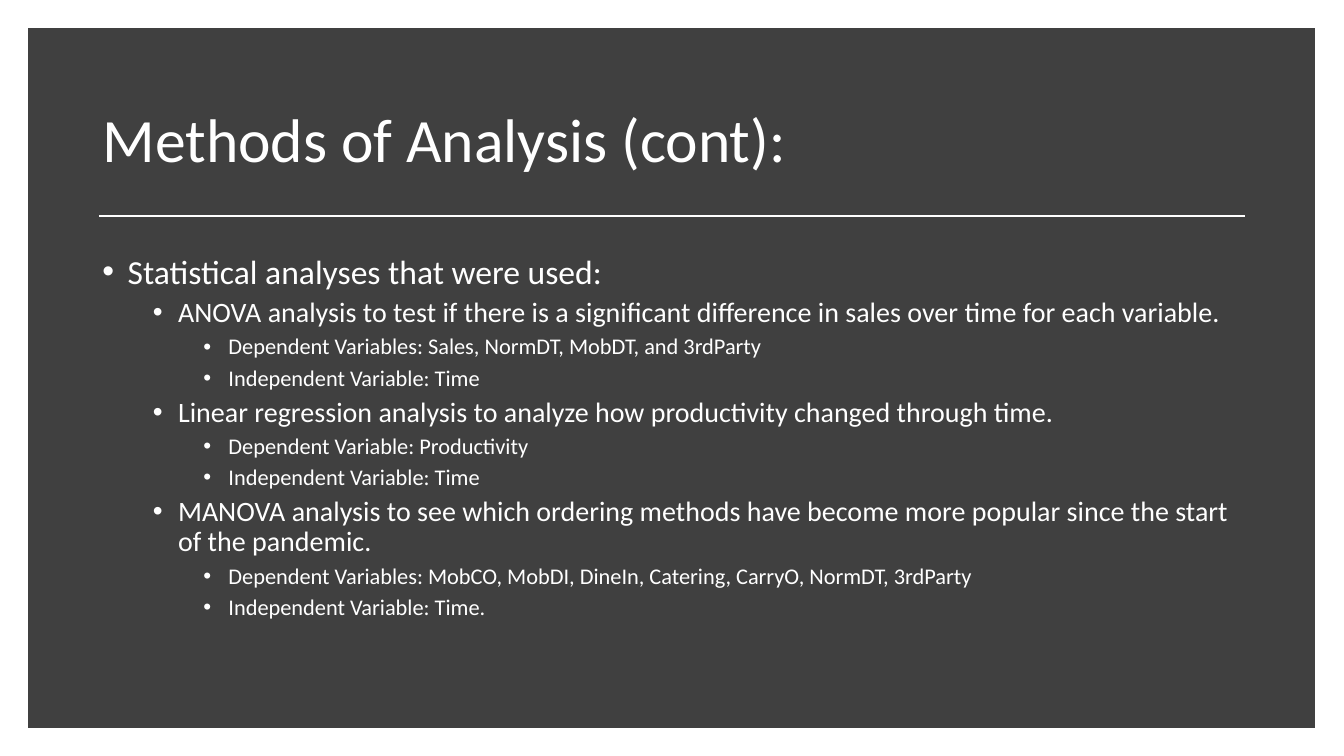
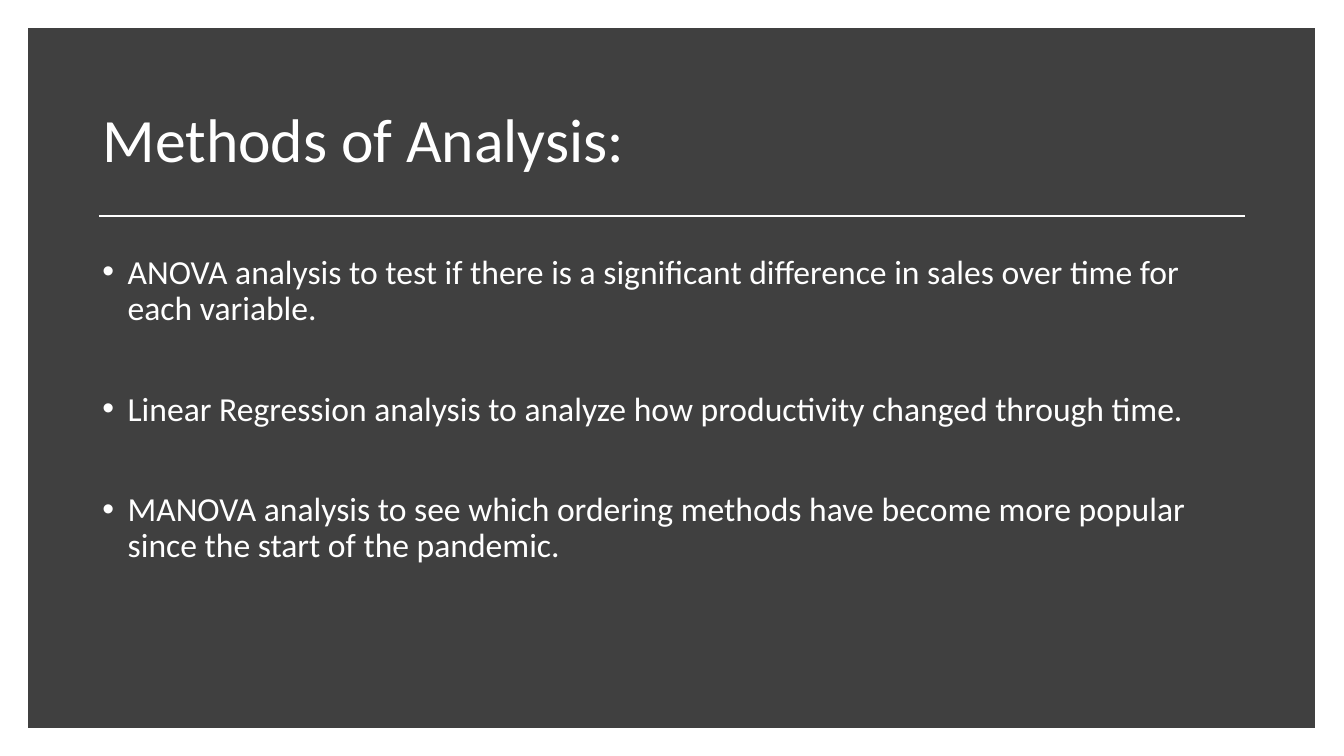
Before and after one commit to East-Coast-Collaboration/Final-Project, a slide deck: slide 7 of Presentation.pptx (slide 6 before the commit). Drawn at 1344x756 pixels with LibreOffice and Linux fonts; fonts in the diff are those of the drawing. Boxes give left, top, right and bottom in pixels: in the first picture for what was removed or moved away, otherwise in the second. Text is boxed around its words. In the diff, an @@ line names an element or a change of style, - is before the commit and + after.

```diff
--- a/Presentation.pptx
+++ b/Presentation.pptx
@@ title at <box>102,119,624,172</box>: text changed @@
-Methods of Analysis (cont):
+Methods of Analysis:
@@ text at <box>128,260,602,290</box>: paragraph removed @@
-• Statistical analyses that were used:
@@ text at <box>128,260,1185,563</box>: size 20 to 24 pt in "ANOVA analysis to test if there is ...", "MANOVA analysis to see which ordering methods ..."; list level 2 to 1 in "ANOVA analysis to test if ..."; list level 2 to 1 in "MANOVA analysis to see which ..." @@
@@ text at <box>128,397,1183,427</box>: text changed; size 16 to 24 pt @@
-    • Dependent Variables: Sales, NormDT, MobDT, and 3rdParty
-    • Independent Variable: Time
-  • Linear regression analysis to analyze how productivity changed through time.
-    • Dependent Variable: Productivity
-    • Independent Variable: Time
+• Linear Regression analysis to analyze how productivity changed through time.
@@ text at <box>228,568,972,619</box>: paragraphs removed @@
-    • Dependent Variables: MobCO, MobDI, DineIn, Catering, CarryO, NormDT, 3rdParty
-    • Independent Variable: Time.
```
Also in this commit, not shown: 4 other slides changed, 3 slides added, 1 slide removed, 1 other file.
